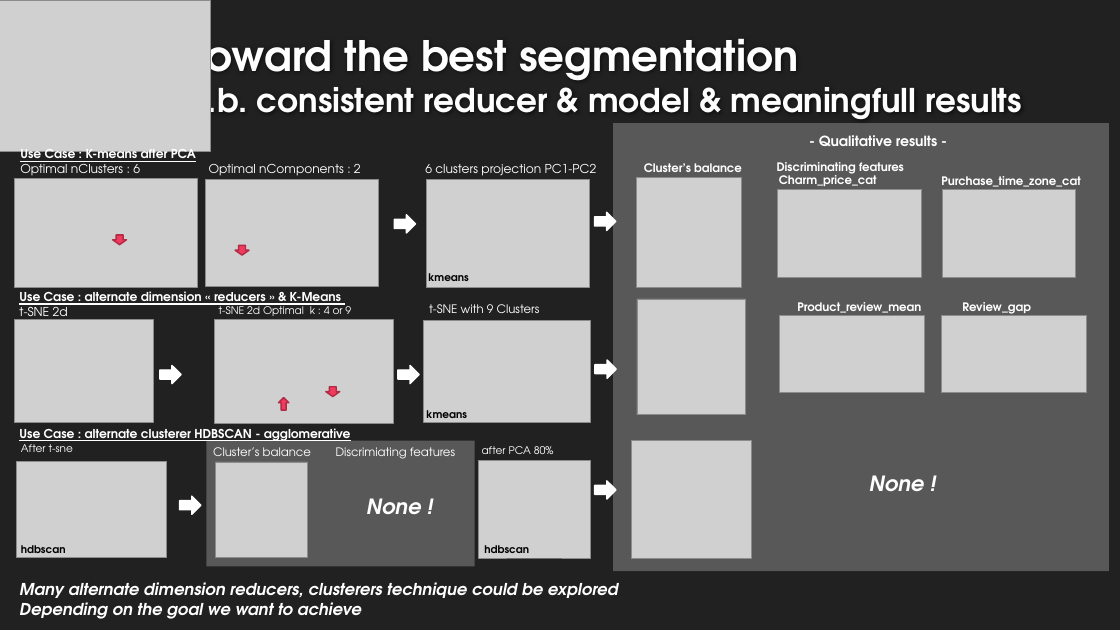
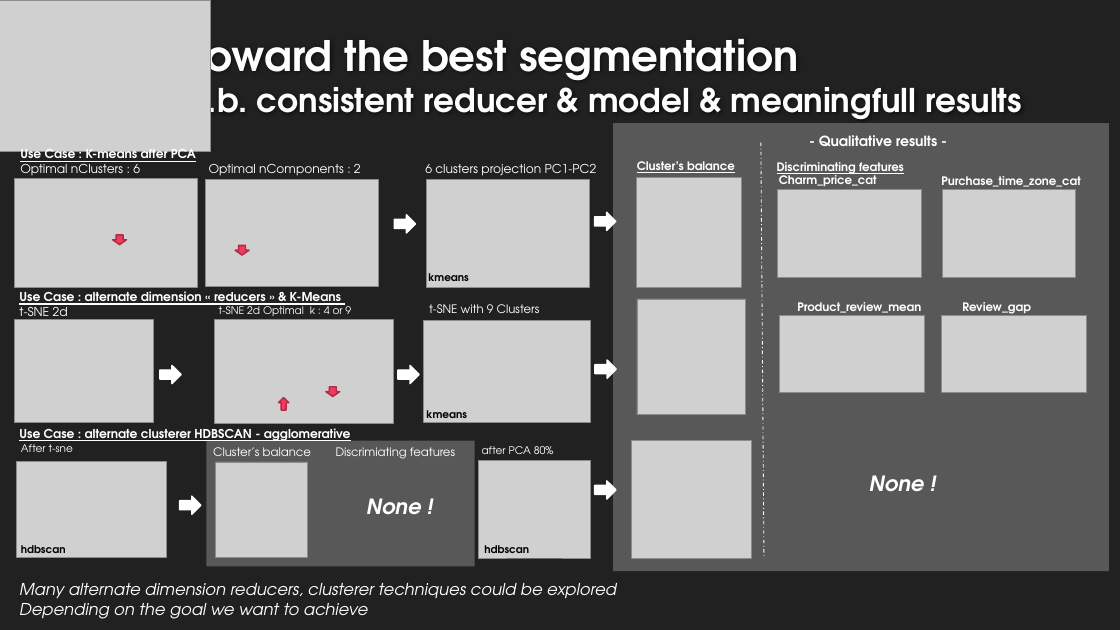
Before and after one commit to EtienneLardeur/P5_CustomerSegmentation, a slide deck: slide 10 of P5Olist_Présentation_initiale.pptx. Drawn at 1120x630 pixels with LibreOffice and Linux fonts; fonts in the diff are those of the drawing; grey boxes stand for pictures; background and template pictures are left out. Boxes give left, top, right and bottom in pixels: in the first picture for what was removed or moved away, otherwise in the second. Text is boxed around its words. In the diff, an @@ line names an element or a change of style, - is before the commit and + after.

```diff
--- a/P5Olist_Présentation_initiale.pptx
+++ b/P5Olist_Présentation_initiale.pptx
@@ line added from (761, 143) to (764, 558), #FFFFFF 0.75 pt dashed @@
@@ text "Cluster’s balance" at <box>637,161,735,173</box>: underline on @@
@@ text "Cluster’s balance": place and size @@
-text "Cluster’s balance" at <box>644,163,742,172</box>
+text "Cluster’s balance" at <box>637,161,735,173</box>
@@ text "Discriminating features" at <box>777,162,904,177</box>: underline on @@
@@ text at <box>19,583,617,604</box>: text changed; bold off @@
-Many alternate dimension reducers, clusterers technique could be explored
+Many alternate dimension reducers, clusterer techniques could be explored
@@ text at <box>19,603,368,619</box>: bold off in "Depending on the goal we want to ..." @@
```
Also in this commit, not shown: 13 other slides changed, 2 slides added, 2 slides removed, 8 other files.
